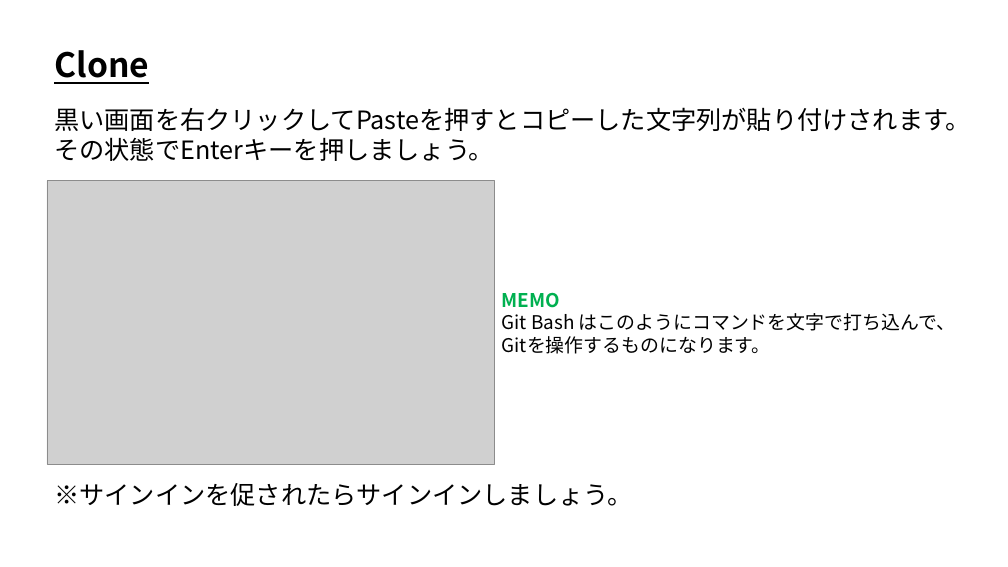
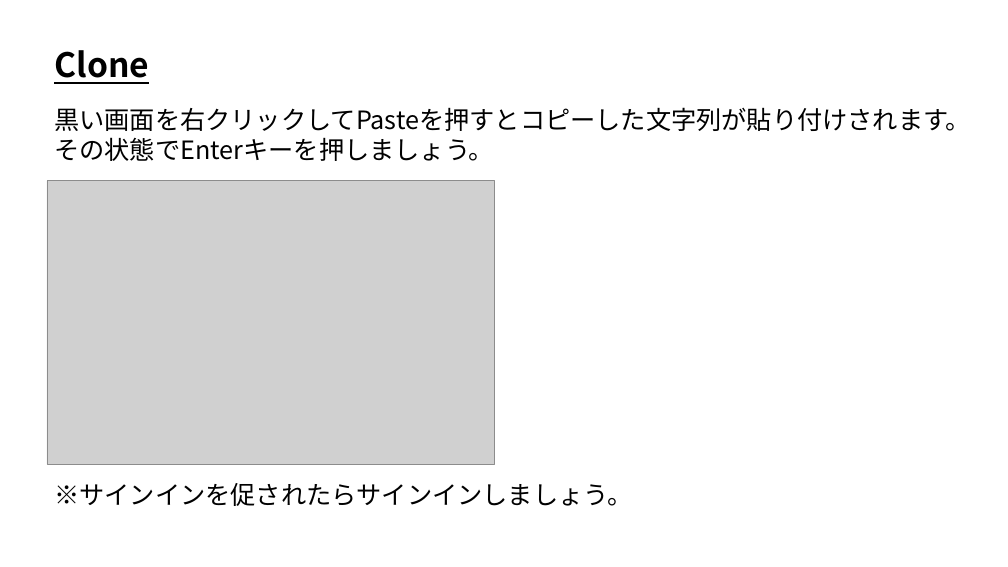
Before and after one commit to ArakiYusuke-Ohara/Textbook, a slide deck: slide 7 of ゲーム科2年/00_前期/ゲームエンジンⅢ/バージョン管理/03_Clone.pptx. Drawn at 1008x567 pixels with LibreOffice and Linux fonts; fonts in the diff are those of the drawing; grey boxes stand for pictures. Boxes give left, top, right and bottom in pixels: in the first picture for what was removed or moved away, otherwise in the second. Text is boxed around its words. In the diff, an @@ line names an element or a change of style, - is before the commit and + after.

Commit message:
バージョン管理のスライドを微修正

```diff
--- a/ゲーム科2年/00_前期/ゲームエンジンⅢ/バージョン管理/03_Clone.pptx
+++ b/ゲーム科2年/00_前期/ゲームエンジンⅢ/バージョン管理/03_Clone.pptx
@@ text removed at bbox=[502, 292, 955, 354] @@
-MEMO
-Git Bash はこのようにコマンドを文字で打ち込んで、
-Gitを操作するものになります。
```
Also in this commit, not shown: 9 other files.
